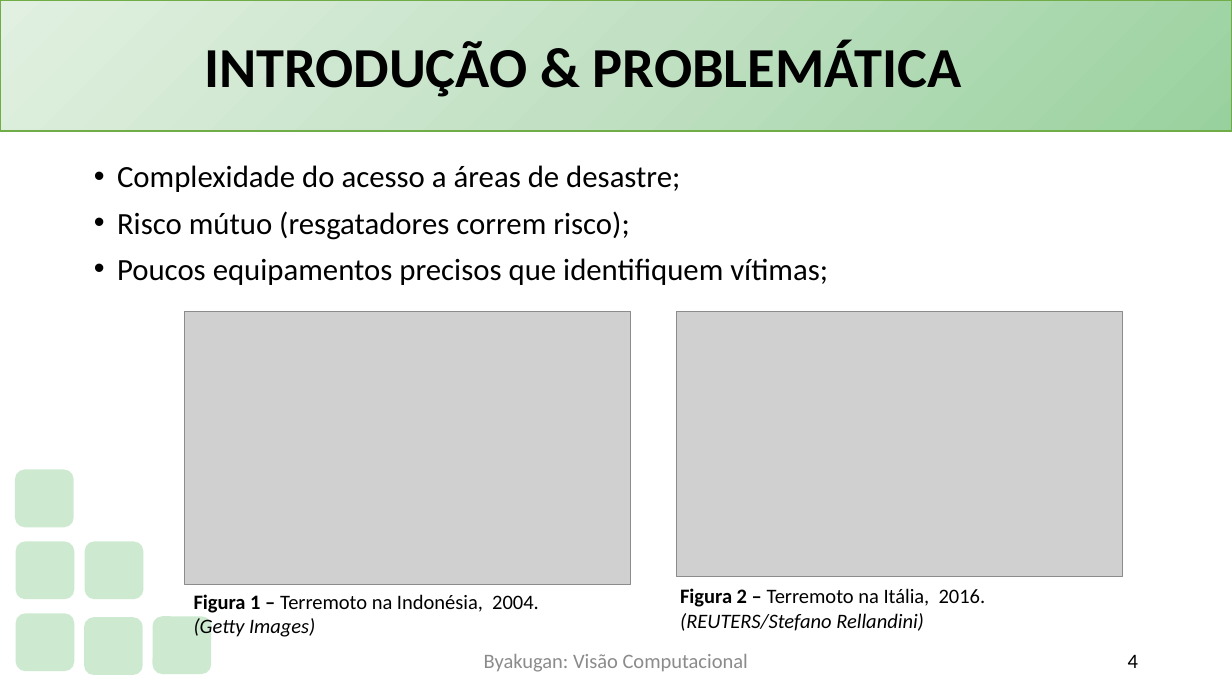
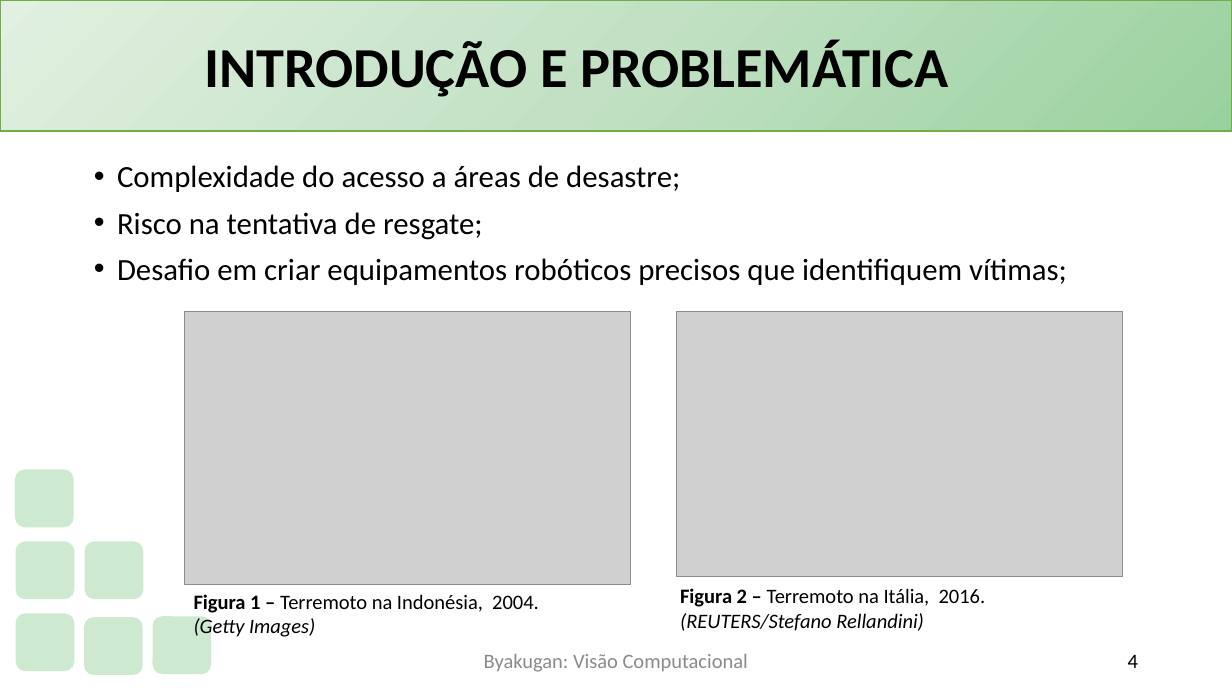
Before and after one commit to PauloVLB/Projeto_Integrador, a slide deck: slide 4 of Slide.pptx. Drawn at 1232x693 pixels with LibreOffice and Linux fonts; fonts in the diff are those of the drawing; grey boxes stand for pictures; background and template pictures are left out. Boxes give left, top, right and bottom in pixels: in the first picture for what was removed or moved away, otherwise in the second. Text is boxed around its words. In the diff, an @@ line names an element or a change of style, - is before the commit and + after.

```diff
--- a/Slide.pptx
+++ b/Slide.pptx
@@ title at box(204, 39, 950, 97): text changed @@
-INTRODUÇÃO & PROBLEMÁTICA
+INTRODUÇÃO E PROBLEMÁTICA
@@ text at box(117, 212, 1067, 285): text changed @@
-• Risco mútuo (resgatadores correm risco);
-• Poucos equipamentos precisos que identifiquem vítimas;
+• Risco na tentativa de resgate;
+• Desafio em criar equipamentos robóticos precisos que identifiquem vítimas;
```
Also in this commit, not shown: 7 other slides changed, 1 slide added, 2 other files.
